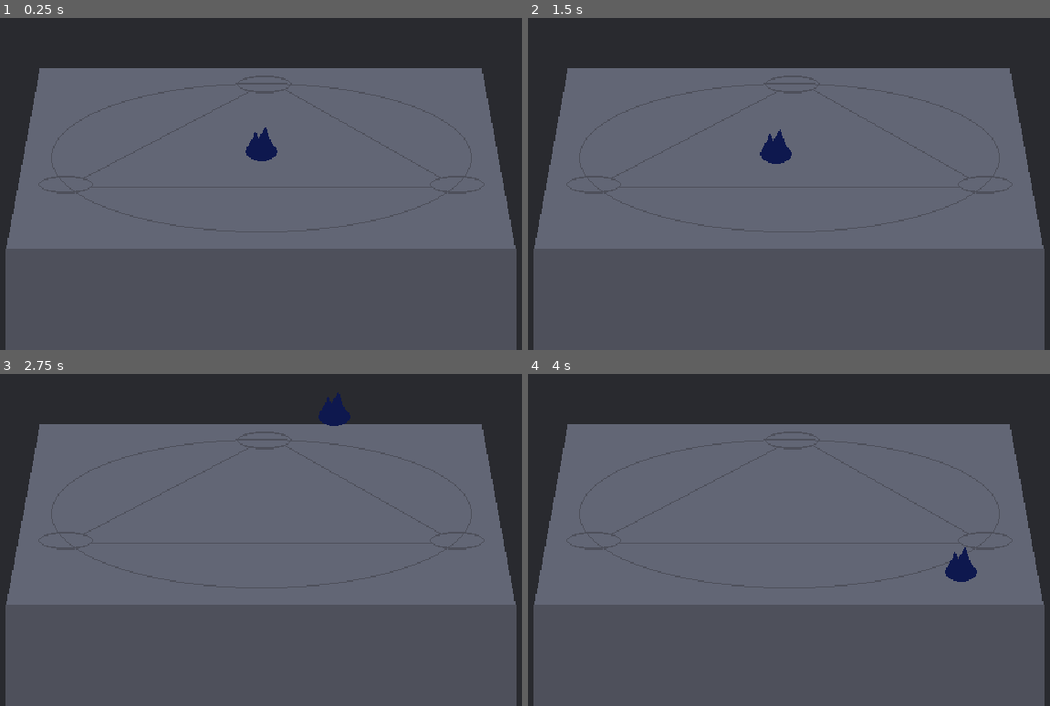
Above: before the commit, frames 1-4 (two rows, left to right).
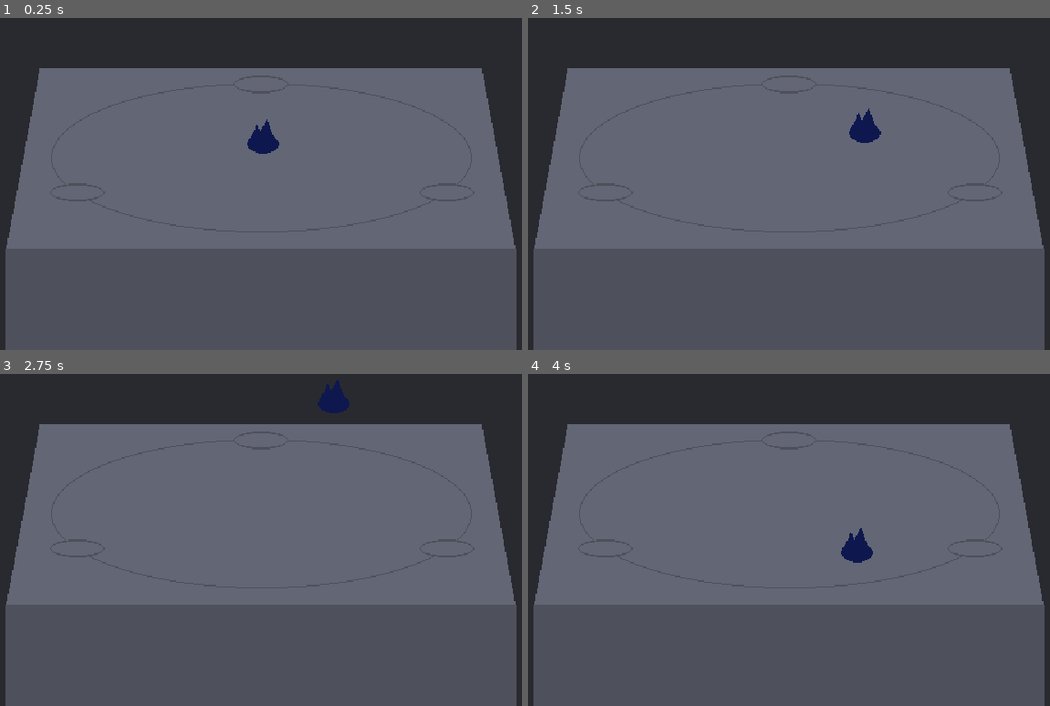
Above: after the commit, the same moments.

Repository: anthonny/ld55-no-summoning-anymore
Game: Godot game, scene res://scenes/game/game.tscn
Same seed, same stepped clock (60 frames per second), same inputs: the game is played once before the commit and once after it.
Inputs (mouse positions are in pixels of both pictures, inside the frame that each line leads up to):
- Up to frame 1 (0.25 s): no input
- Up to frame 2 (1.5 s): tap Enter at 0.5 s; move the mouse to (950, 124) at 0.52 s; tap Space (dash) at 0.6, 1.25, 1.35 s; move the mouse to (642, 164) at 1.27 s
- Up to frame 3 (2.75 s): move the mouse to (334, 410) at 2.02 s; tap Space (dash) at 2.1 s
- Up to frame 4 (4 s): tap Enter at 2.75 s; move the mouse to (752, 583) at 2.77 s; tap Space (dash) at 2.85, 3.5, 3.6 s; move the mouse to (1008, 563) at 3.52 s

The runs differ from the first frame. In frame 1, 1.2% of the frame differs, in the area x 7-93%, y 17-56%; in frame 2, 1.7%; in frame 3, 1.4%; in frame 4, 1.7%.

Commit message:
feat: add firrst scene for testing purpose

Diff:
--- a/dont-summon-me/scenes/game/game.tscn
+++ b/dont-summon-me/scenes/game/game.tscn
@@ -1,6 +1,7 @@
-[gd_scene load_steps=3 format=3 uid="uid://dq8niq3fjocat"]
+[gd_scene load_steps=4 format=3 uid="uid://dq8niq3fjocat"]
 
 [ext_resource type="Texture2D" uid="uid://bvuxup3cwsjl0" path="res://assets/background/background.png" id="1_inctd"]
+[ext_resource type="PackedScene" uid="uid://cuy1qdv5unrv" path="res://scenes/level/levels/triangle_level.tscn" id="2_eals5"]
 [ext_resource type="PackedScene" uid="uid://bc5ru62cegeoe" path="res://scenes/player/player.tscn" id="2_x670j"]
 
 [node name="Game" type="Node2D"]
@@ -17,5 +18,7 @@
 size_flags_vertical = 4
 texture = ExtResource("1_inctd")
 
+[node name="Triangle" parent="." instance=ExtResource("2_eals5")]
+
 [node name="Player" parent="." instance=ExtResource("2_x670j")]
 position = Vector2(322, 182)
--- /dev/null
+++ b/dont-summon-me/scenes/level/level.gd
@@ -0,0 +1,11 @@
+extends Area2D
+class_name Level
+
+# Called when the node enters the scene tree for the first time.
+func _ready():
+	pass # Replace with function body.
+
+
+# Called every frame. 'delta' is the elapsed time since the previous frame.
+func _process(delta):
+	pass
--- /dev/null
+++ b/dont-summon-me/scenes/level/level.tscn
@@ -0,0 +1,23 @@
+[gd_scene load_steps=3 format=3 uid="uid://72gcm5osw8xv"]
+
+[ext_resource type="Script" path="res://scenes/level/level.gd" id="1_1amgo"]
+[ext_resource type="Texture2D" uid="uid://dquks0uynq4nj" path="res://assets/ground/ground.png" id="1_ua0fl"]
+
+[node name="Level" type="Area2D"]
+script = ExtResource("1_1amgo")
+
+[node name="TextureRect" type="TextureRect" parent="."]
+anchors_preset = 15
+anchor_right = 1.0
+anchor_bottom = 1.0
+offset_right = 640.0
+offset_bottom = 380.0
+grow_horizontal = 2
+grow_vertical = 2
+size_flags_horizontal = 4
+size_flags_vertical = 4
+texture = ExtResource("1_ua0fl")
+
+[node name="CollisionPolygon2D" type="CollisionPolygon2D" parent="."]
+build_mode = 1
+polygon = PackedVector2Array(138, 113, 109, 262, 532, 264, 502, 113, 536, 113, 565, 289, 75, 288, 88, 113)
--- /dev/null
+++ b/dont-summon-me/scenes/level/levels/triangle_level.tscn
@@ -0,0 +1,20 @@
+[gd_scene load_steps=3 format=3 uid="uid://cuy1qdv5unrv"]
+
+[ext_resource type="PackedScene" uid="uid://72gcm5osw8xv" path="res://scenes/level/level.tscn" id="1_lsiqk"]
+[ext_resource type="PackedScene" uid="uid://btq3txhm2jwj8" path="res://scenes/point/point.tscn" id="2_panq6"]
+
+[node name="Level" instance=ExtResource("1_lsiqk")]
+metadata/_edit_horizontal_guides_ = [222.0, 127.0]
+metadata/_edit_vertical_guides_ = [320.0, 483.0, 159.0]
+
+[node name="CollisionPolygon2D" parent="." index="1"]
+visible = false
+
+[node name="Point" parent="." index="2" instance=ExtResource("2_panq6")]
+position = Vector2(159, 222)
+
+[node name="Point2" parent="." index="3" instance=ExtResource("2_panq6")]
+position = Vector2(483, 222)
+
+[node name="Point3" parent="." index="4" instance=ExtResource("2_panq6")]
+position = Vector2(320, 127)
--- a/dont-summon-me/scenes/player/player.gd
+++ b/dont-summon-me/scenes/player/player.gd
@@ -1,47 +1,86 @@
 extends Area2D
 
 
-var normal_speed: float = 120.0
-var dash_speed: float = 1200.0
-var current_speed: float = normal_speed
-var velocity: Vector2 = Vector2(0, 0)
-var is_dashing: bool = false
+enum PLAYER_STATE {STANDING, DASHING, JUMPING}
+enum ACTIONS {TICK, STAND, DASH, JUMP}
 
-var current_direction: Vector2 = Vector2(0, 0)
+@export var dash_speed: float = 1500.0
 
+var state = {}
 
 @onready var dash_timer = $DashTimer
+@onready var sprite_2d = $Sprite2D
 
 
 # Called when the node enters the scene tree for the first time.
 func _ready():
-	current_direction = position
+	state = {
+		"delta": 0.0,
+		"player_state": PLAYER_STATE.STANDING,
+		"targeted_position": position,
+		"current_direction": Vector2(0, 0)
+	}
 
 
-# Called every frame. 'delta' is the elapsed time since the previous frame.
-func _process(delta):
+func _physics_process(delta):
+	state.delta = delta
+	state = update(ACTIONS.TICK, state)
 
-	if (not is_dashing):
-		print("ahaha")
-		var gmp = get_global_mouse_position()
-		current_direction = gmp - position
 
-		if (current_direction.length() < 1.0):
-			return
-		#if direction.length() > 1.0:
-		current_direction = current_direction.normalized()
+func update(action: ACTIONS, state):
+	match [action, state.player_state]:
+		[ACTIONS.STAND, PLAYER_STATE.DASHING]:
+			print("ACTIONS.STAND, PLAYER_STATE.DASHING")
+			state.player_state = PLAYER_STATE.STANDING
+			return state
+		[ACTIONS.DASH, PLAYER_STATE.STANDING]:
+			print("ACTIONS.DASH, PLAYER_STATE.STANDING")
+			return handle_dash_action(state)
+		[ACTIONS.TICK, PLAYER_STATE.DASHING]:
+			print("ACTIONS.TICK, PLAYER_STATE.DASHING")
+			return handle_dashing(state)
+		[ACTIONS.TICK, PLAYER_STATE.STANDING]:
+			if (Input.is_action_just_pressed("dash")):
+				print("ACTIONS.TICK, PLAYER_STATE.STANDING: dash")
+				state = update(ACTIONS.DASH, state)
+			return state
+		_:
+			print_debug("Unsupported transition", str(ACTIONS.keys()[action]), str(PLAYER_STATE.keys()[state.player_state]))
+			return state
 
-		if Input.is_action_just_pressed("dash"):
-			is_dashing = true
-			current_speed = dash_speed
-			dash_timer.start()
 
-	velocity = current_direction * current_speed
-	position += velocity * delta
+func handle_dashing(state):
+	var velocity = state.current_direction * dash_speed
+	var new_position = position + velocity * state.delta
+	if (new_position.distance_to(state.targeted_position) + 16 < position.distance_to(state.targeted_position)):
+		position = new_position
+	else:
+		position = state.targeted_position
 
-	#if direction.length() > 0.0:
-		#rotation = velocity.angle()
+	return state
+
+func handle_dash_action(state):
+	var gmp = get_global_mouse_position()
+	state.targeted_position = gmp
+	state.current_direction = state.targeted_position - position
+
+	#print("current_direction", current_direction.length())
+	if (state.current_direction.length() < 16.0):
+		state.player_state = PLAYER_STATE.STANDING
+		return state
+
+	state.player_state = PLAYER_STATE.DASHING
+	state.current_direction = state.current_direction.normalized()
+	dash_timer.start()
+	return state
 
 func _on_dash_timeout() -> void:
-	current_speed = normal_speed
-	is_dashing = false
+	state = update(ACTIONS.STAND, state)
+
+
+func _on_body_entered(body):
+	print("collide")
+
+
+func _on_area_entered(area):
+	state = update(ACTIONS.STAND, state)
--- a/dont-summon-me/scenes/player/player.tscn
+++ b/dont-summon-me/scenes/player/player.tscn
@@ -4,20 +4,24 @@
 [ext_resource type="Texture2D" uid="uid://rn67eidx4txf" path="res://assets/character/character.png" id="1_aa41j"]
 
 [sub_resource type="CapsuleShape2D" id="CapsuleShape2D_0yvef"]
-height = 26.0
+radius = 9.0
+height = 28.0
 
 [node name="Player" type="Area2D"]
 script = ExtResource("1_8ekt6")
 
 [node name="Sprite2D" type="Sprite2D" parent="."]
+position = Vector2(0, -8)
 texture = ExtResource("1_aa41j")
 
 [node name="CollisionShape2D" type="CollisionShape2D" parent="."]
-position = Vector2(0, 4)
+position = Vector2(0, -3)
 rotation = 1.5708
 shape = SubResource("CapsuleShape2D_0yvef")
 
 [node name="DashTimer" type="Timer" parent="."]
-wait_time = 0.1
+wait_time = 0.05
+one_shot = true
 
+[connection signal="area_entered" from="." to="." method="_on_area_entered"]
 [connection signal="timeout" from="DashTimer" to="." method="_on_dash_timeout"]
--- /dev/null
+++ b/dont-summon-me/scenes/point/point.tscn
@@ -0,0 +1,16 @@
+[gd_scene load_steps=3 format=3 uid="uid://btq3txhm2jwj8"]
+
+[ext_resource type="Texture2D" uid="uid://ck2u02vwc2o4w" path="res://assets/point/point.png" id="1_yjc2x"]
+
+[sub_resource type="CapsuleShape2D" id="CapsuleShape2D_xeuwj"]
+radius = 6.0
+height = 32.0
+
+[node name="Point" type="Area2D"]
+
+[node name="Sprite2D" type="Sprite2D" parent="."]
+texture = ExtResource("1_yjc2x")
+
+[node name="CollisionShape2D" type="CollisionShape2D" parent="."]
+rotation = 1.5708
+shape = SubResource("CapsuleShape2D_xeuwj")
Binary file changed: dont-summon-me/assets/background/background.png
Binary file added: dont-summon-me/assets/ground/ground.png
Not shown, added: dont-summon-me/assets/ground/ground.png.import
Binary file added: dont-summon-me/assets/point/point.png
Not shown, added: dont-summon-me/assets/point/point.png.import
Not shown, changed: aseprite/main-scene.aseprite
Not shown, added: aseprite/point.aseprite
